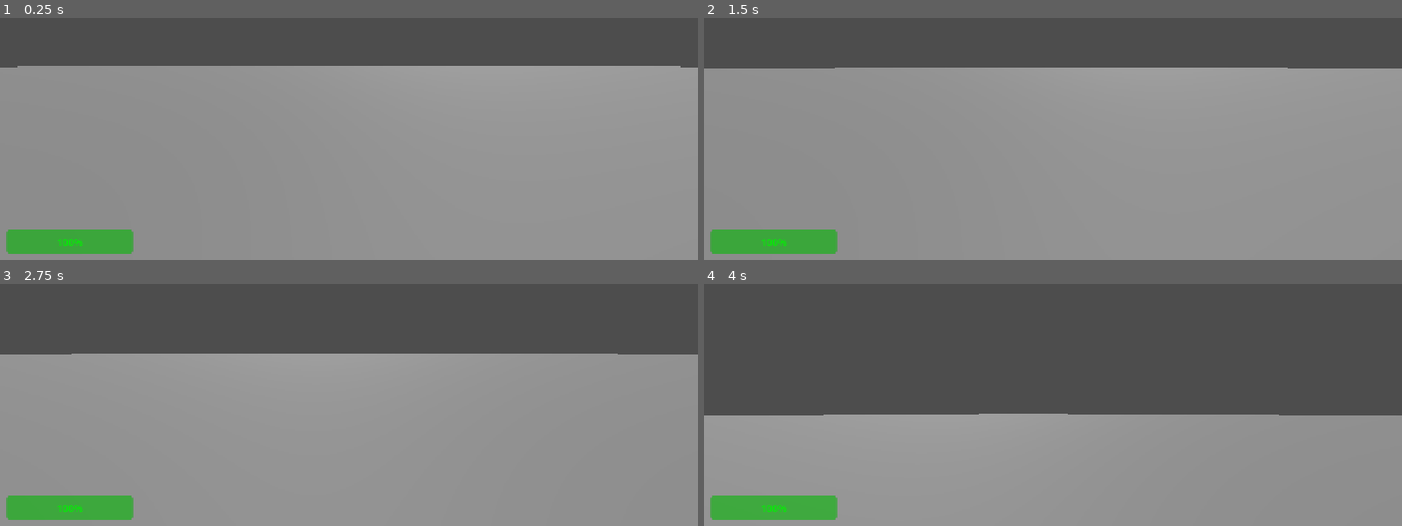
Above: before the commit, frames 1-4 (two rows, left to right).
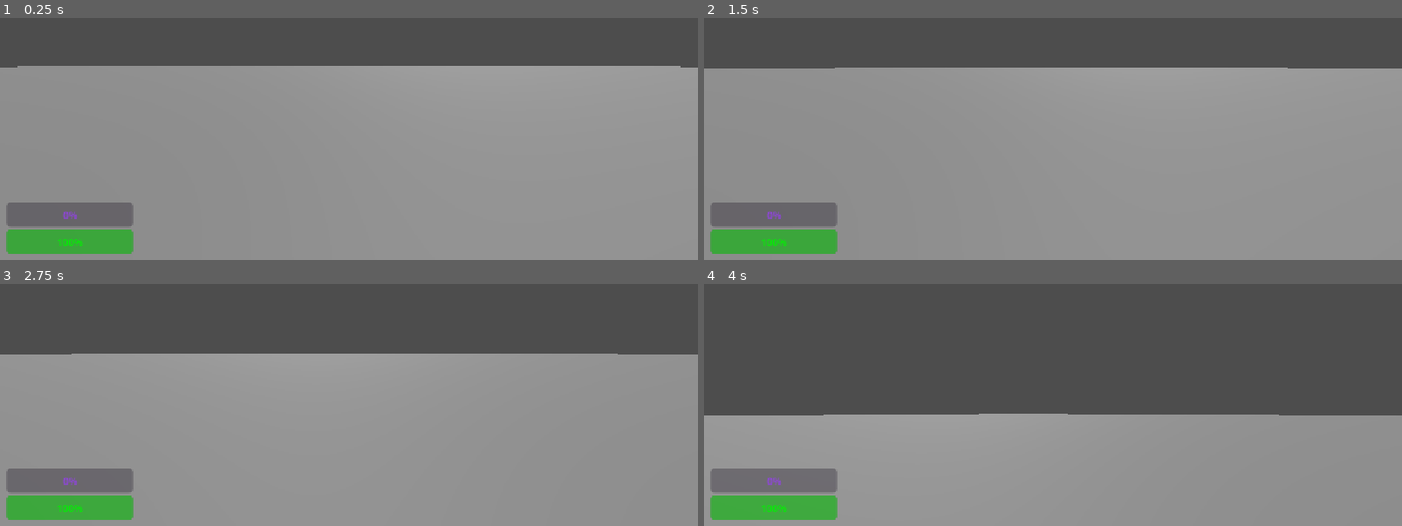
Above: after the commit, the same moments.

Repository: GunMan9/NapoleonGameRepo
Game: Godot game, scene res://Main/main.tscn
Two runs of this game, one before a commit and one after it. Both use one fixed random seed, a clock stepped at 60 frames per second and the inputs below.
Inputs (mouse positions are in pixels of both pictures, inside the frame that each line leads up to):
- Up to frame 1 (0.25 s): no input
- Up to frame 2 (1.5 s): tap Enter at 0.5 s; move the mouse to (1087, 61) at 0.52 s; hold W (move_forward) 0.53-1.28 s; tap Tab at 0.6, 1.35 s; tap Space (jump) at 0.77, 1.25 s; move the mouse to (913, 83) at 1.27 s; hold S (move_backwards) from 1.28 s (still down)
- Up to frame 3 (2.75 s): tap Space (jump) at 1.52 s; tap Enter at 2 s; move the mouse to (362, 322) at 2.02 s; release S (move_backwards) at 2.03 s; hold W (move_forward) from 2.03 s (still down); tap Tab at 2.1 s
- Up to frame 4 (4 s): keep holding W (move_forward); tap Space (jump) at 2.75, 3.02, 3.77 s; move the mouse to (1018, 407) at 2.77 s; tap Tab at 2.85, 3.6 s; tap Enter at 3.5 s; move the mouse to (1101, 334) at 3.52 s

The runs differ from the first frame. In frame 1, 1.8% of the frame differs, in the area x 0-20%, y 76-86%; in frame 2, 1.8%; in frame 3, 1.8%; in frame 4, 1.8%.

Commit message:
Morale System ui+node (for later)
I added the morale ui and node so I can program it when I get back on

Diff:
--- a/napoleon-game/Main/main.tscn
+++ b/napoleon-game/Main/main.tscn
@@ -30,6 +30,8 @@
 [node name="HealthComponent" type="Node" parent="CharacterBody3D" unique_id=222519866]
 script = ExtResource("3_qvhan")
 
+[node name="MoraleComponent" type="Node" parent="CharacterBody3D" unique_id=498187594]
+
 [node name="UI" type="Control" parent="." unique_id=1937098593]
 layout_mode = 3
 anchors_preset = 0
@@ -50,3 +52,14 @@
 grow_vertical = 0
 script = ExtResource("1_2w1kt")
 health_component = NodePath("../../../CharacterBody3D/HealthComponent")
+
+[node name="MoraleBar" type="ProgressBar" parent="UI/Bars" unique_id=691937206]
+modulate = Color(0.60784316, 0.26666668, 0.9529412, 1)
+anchors_preset = 2
+anchor_top = 1.0
+anchor_bottom = 1.0
+offset_left = 11.0
+offset_top = -95.0
+offset_right = 219.0
+offset_bottom = -55.0
+grow_vertical = 0
